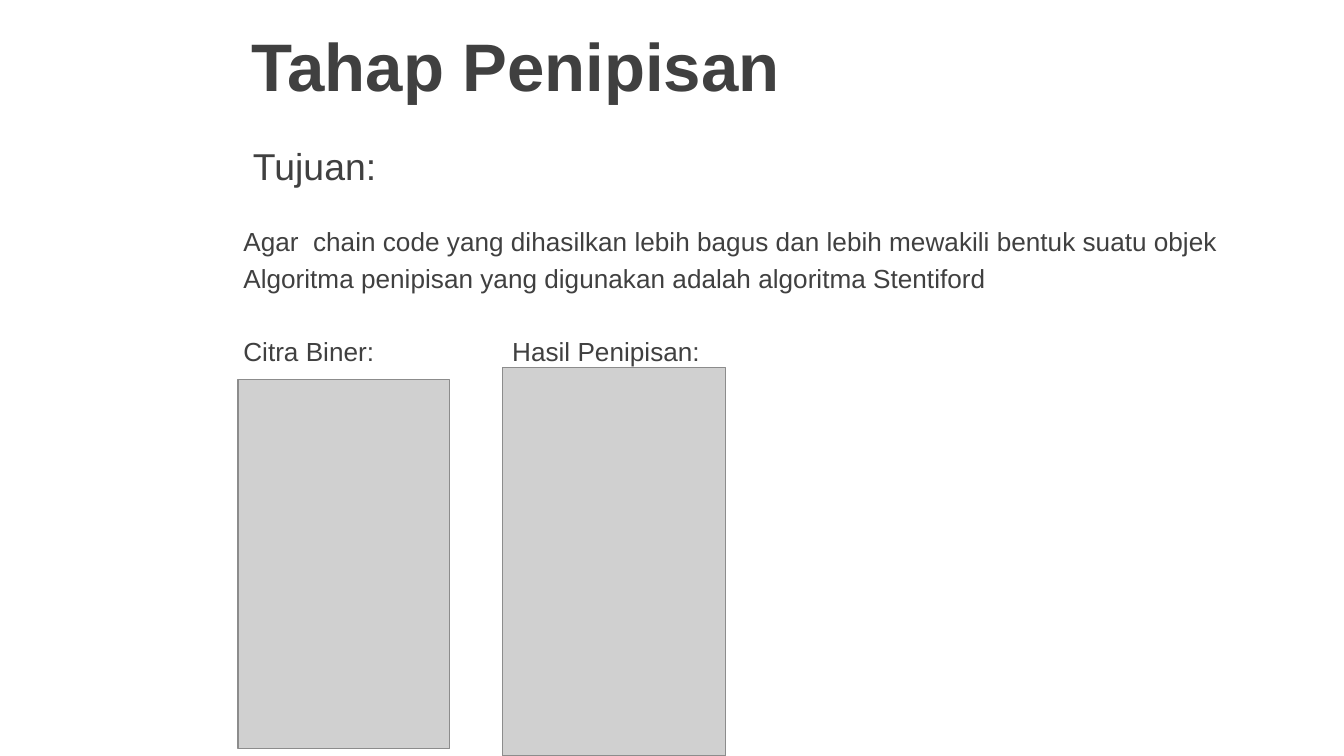
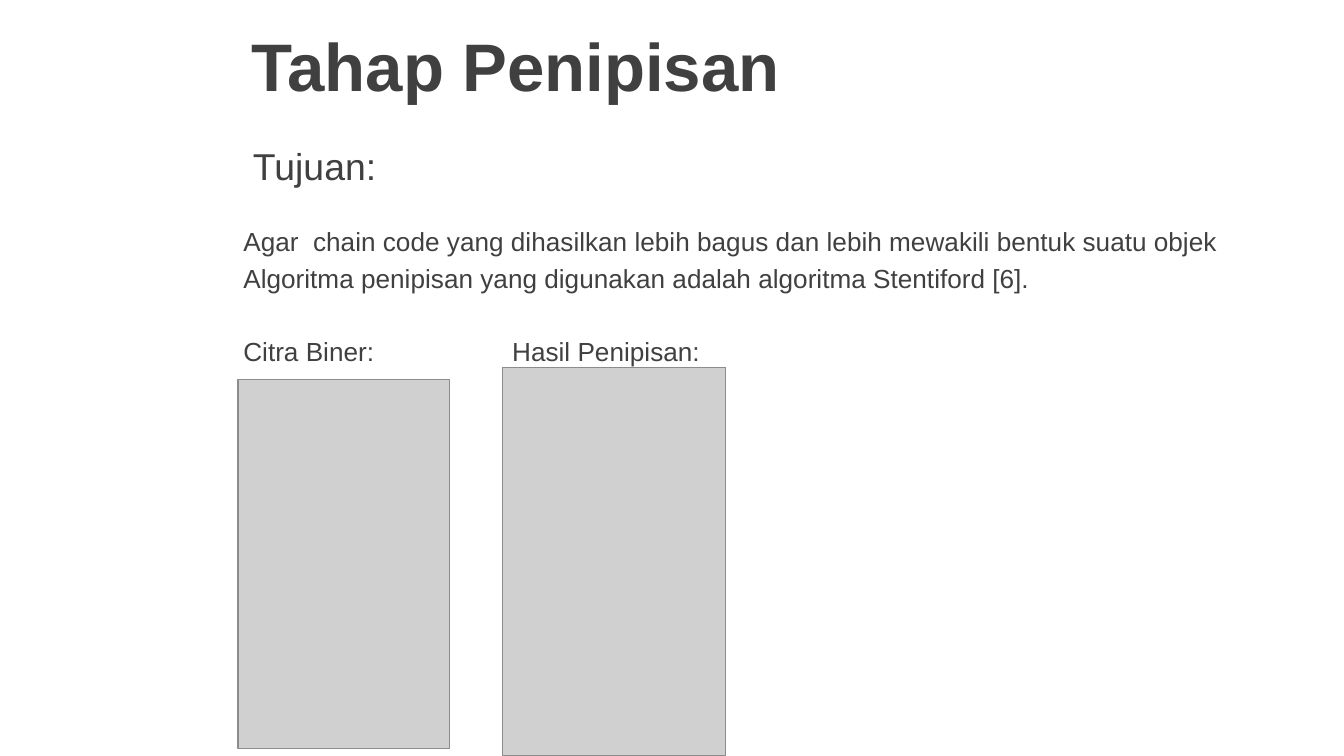
Before and after one commit to ainawind27/arabicocr-data, a slide deck: slide 9 of 1. presentasi/SEMINAR TESIS II/Green-abstract-background-and-squares-PowerPoint-Templates-Widescreen.pptx (slide 8 before the commit). Drawn at 1344x756 pixels with LibreOffice and Linux fonts; fonts in the diff are those of the drawing; grey boxes stand for pictures; background and template pictures are left out. Boxes give left, top, right and bottom in pixels: in the first picture for what was removed or moved away, otherwise in the second. Text is boxed around its words. In the diff, an @@ line names an element or a change of style, - is before the commit and + after.

```diff
--- a/1. presentasi/SEMINAR TESIS II/Green-abstract-background-and-squares-PowerPoint-Templates-Widescreen.pptx
+++ b/1. presentasi/SEMINAR TESIS II/Green-abstract-background-and-squares-PowerPoint-Templates-Widescreen.pptx
@@ text at [243,269,1028,294]: text changed @@
-Algoritma penipisan yang digunakan adalah algoritma Stentiford
+Algoritma penipisan yang digunakan adalah algoritma Stentiford [6].
```
Also in this commit, not shown: 8 other slides changed, 22 slides added, 47 other files.
